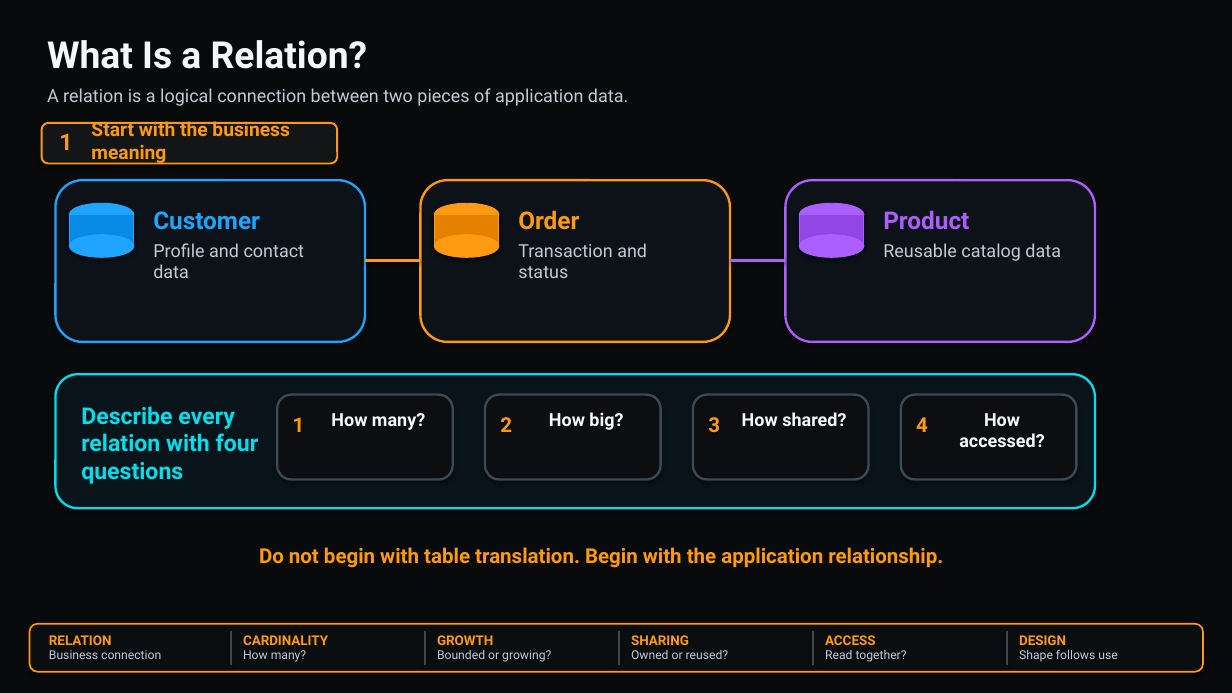
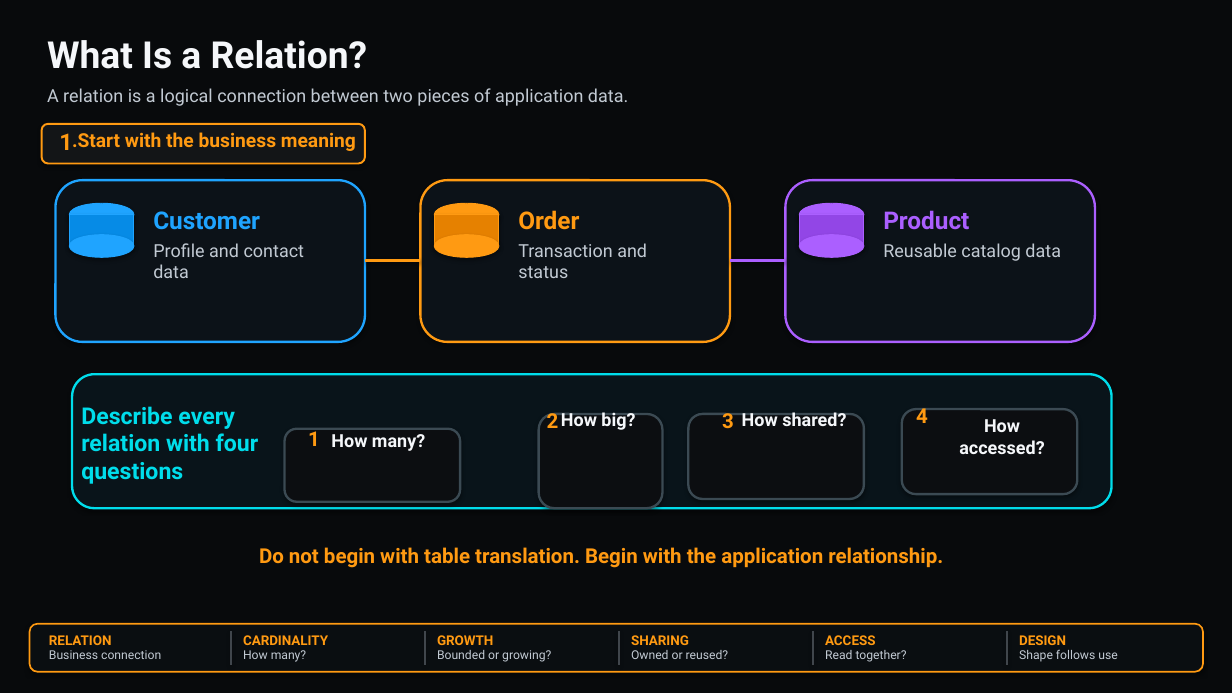
Before and after one commit to emsdbsrv/MongoDB_Developer, a slide deck: slide 3 of Section_03_Data_Modeling_Schema_Design_Validation/Lesson_028_Understanding_Relations/ppt/Lesson_028_Understanding_Relations.pptx. Drawn at 1232x693 pixels with LibreOffice and Linux fonts; fonts in the diff are those of the drawing. Boxes give left, top, right and bottom in pixels: in the first picture for what was removed or moved away, otherwise in the second. Text is boxed around its words. In the diff, an @@ line names an element or a change of style, - is before the commit and + after.

```diff
--- a/Section_03_Data_Modeling_Schema_Design_Validation/Lesson_028_Understanding_Relations/ppt/Lesson_028_Understanding_Relations.pptx
+++ b/Section_03_Data_Modeling_Schema_Design_Validation/Lesson_028_Understanding_Relations/ppt/Lesson_028_Understanding_Relations.pptx
@@ rounded rectangle: place and size @@
-rounded rectangle at [42,123,337,164]
+rounded rectangle at [42,124,365,164]
@@ text at [72,132,356,151]: text changed @@
-Start with the business meaning
+.Start with the business meaning
@@ rounded rectangle: place and size @@
-rounded rectangle at [55,374,1095,508]
+rounded rectangle at [72,374,1112,508]
@@ text "1": place and size @@
-text "1" at [293,417,305,432]
+text "1" at [308,428,320,446]
@@ text "How many?": place and size @@
-text "How many?" at [331,413,425,430]
+text "How many?" at [331,434,425,451]
@@ text "2": place and size @@
-text "2" at [500,417,512,432]
+text "2" at [547,413,559,428]
@@ rounded rectangle: place and size @@
-rounded rectangle at [485,395,661,480]
+rounded rectangle at [539,414,663,508]
@@ text "How big?": place and size @@
-text "How big?" at [549,412,623,430]
+text "How big?" at [561,412,635,430]
@@ rounded rectangle: place and size @@
-rounded rectangle at [693,395,869,480]
+rounded rectangle at [689,414,864,499]
@@ text "3": place and size @@
-text "3" at [708,417,720,432]
+text "3" at [722,413,734,429]
@@ rounded rectangle: place and size @@
-rounded rectangle at [901,395,1077,480]
+rounded rectangle at [902,409,1078,494]
@@ text "4": place and size @@
-text "4" at [916,417,928,432]
+text "4" at [916,408,928,423]
@@ text "How accessed?": place and size @@
-text "How accessed?" at [959,413,1044,447]
+text "How accessed?" at [959,419,1044,454]
@@ rounded rectangle: place and size @@
-rounded rectangle at [277,395,453,480]
+rounded rectangle at [285,429,460,502]
```
Also in this commit, not shown: 2 other slides changed, 3 other files.
